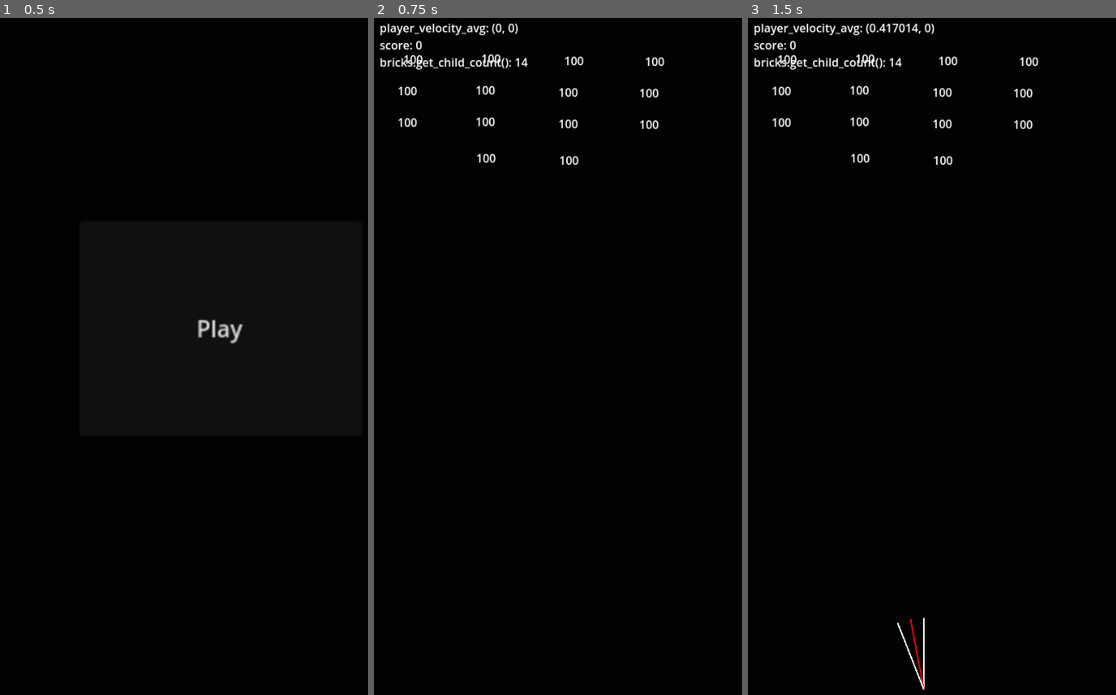
Above: before the commit, frames 1-3 (left to right).
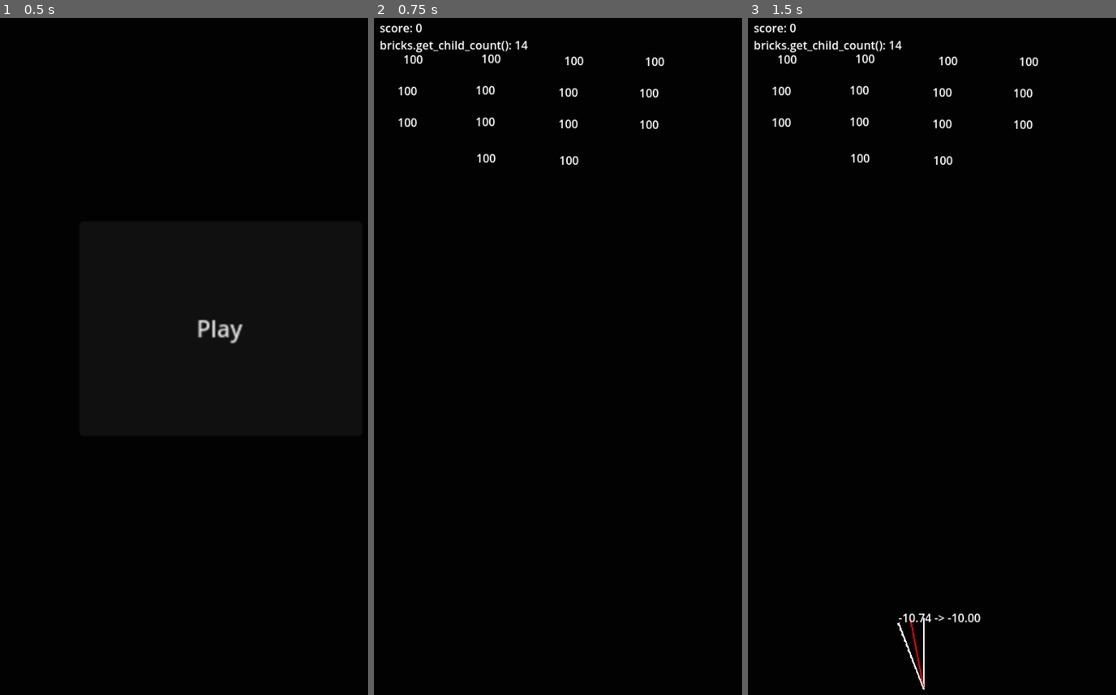
Above: after the commit, the same moments.

Repository: arunas-cesonis/pingpong2
Game: Godot game, scene res://main.tscn
Same seed, same stepped clock (60 frames per second), same inputs: the game is played once before the commit and once after it.
Inputs:
- Up to frame 1 (0.5 s): no input
- Up to frame 2 (0.75 s): click "Play" at 0.5 s
- Up to frame 3 (1.5 s): tap Enter at 1.25 s; hold D (MoveRight) from 1.28 s (still down)

Frame 1 is identical in both runs. In frame 2, 0.8% of the frame differs, in the area x 1-42%, y 0-8%; in frame 3, 1.1%, in the area x 1-64%, y 0-100%.

Commit message:
Bounce angle limiting

Diff:
--- a/debug.gd
+++ b/debug.gd
@@ -5,10 +5,11 @@
 	position = Vector2(0.0, 0.0),
 	velocity_in = Vector2(0.0, 0.0),
 	velocity_out = Vector2(0.0, 0.0),
-	normal = Vector2(0.0, 0.0)
+	velocity_out_unlimited = Vector2(0.0, 0.0),
+	normal = Vector2(0.0, 0.0),
 }
 var values = {}
-const size = 100.0
+const BOUNCE_SIZE := 100.0
 
 # Called when the node enters the scene tree for the first time.
 func _ready() -> void:
@@ -23,19 +24,40 @@
 		queue_redraw()
 	values[key] = value
 
-func _draw():
-	# reflection
-	var p = bounce.position
-	var vin = bounce.velocity_in.normalized() * size
-	var vout = bounce.velocity_out.normalized() * size
-	var n = bounce.normal.normalized() * size
+func _draw_text(s: String, pos: Vector2) -> void:
+	var default_font = ThemeDB.fallback_font
+	var default_font_size = ThemeDB.fallback_font_size
+	var size = default_font.get_string_size(s, HORIZONTAL_ALIGNMENT_LEFT, -1, default_font_size)
+	# draw_rect(Rect2(pos - Vector2(0.0, size.y), size), Color(1.0, 1.0, 1.0, 0.5), true, 0.0)
+	var vp := get_viewport_rect().size
+	var pos_l = Vector2(minf(pos.x, vp.x - size.x), minf(pos.y, vp.y - size.y))
+	draw_string(default_font, pos_l, s, HORIZONTAL_ALIGNMENT_LEFT, -1, default_font_size)
+
+func _draw_bounce(b: Dictionary) -> void:
+	if b.velocity_in.is_zero_approx():
+		return
+	var p = b.position
+	var vin = b.velocity_in.normalized() * BOUNCE_SIZE
+	var vout = b.velocity_out.normalized() * BOUNCE_SIZE
+	var voutu = b.velocity_out_unlimited.normalized() * BOUNCE_SIZE
+	var n = b.normal.normalized() * BOUNCE_SIZE
+	var angle = b.normal.angle_to(b.velocity_out)
+	var angle_u = b.normal.angle_to(b.velocity_out_unlimited)
+
 	draw_line(p - vin, p, Color.WHITE, 2.0)
 	draw_line(p, p + n, Color.RED, 2.0)
 	draw_line(p, p + vout, Color.WHITE, 2.0)
+	draw_dashed_line(p, p + voutu, Color.WHITE, 2.0, 4.0)
+	_draw_text("%.2f -> %.2f" % [rad_to_deg(angle_u), rad_to_deg(angle)], p + vout)
+
+
+func _draw():
+	# bounce
+	_draw_bounce(bounce)
 	# values
-	var default_font = ThemeDB.fallback_font
-	var default_font_size = ThemeDB.fallback_font_size
-	var h = 32.0
+	var h := 32.0
 	for k in values:
-		draw_string(default_font, Vector2(32.0, h), k + ": " + str(values[k]), HORIZONTAL_ALIGNMENT_LEFT, -1, default_font_size)
+		var s = k + ": " + str(values[k])
+		var pos := Vector2(32.0, h)
+		_draw_text(s, pos)
 		h = h + 24.0
--- a/game.gd
+++ b/game.gd
@@ -13,17 +13,29 @@
 @onready var bricks: Node2D = $Bricks
 @onready var debug: Node2D = $Debug
 
+@export_group("Common")
 @export var initial_ball_direction := Vector2(0.0, 1.0)
 @export var initial_ball_speed := 500.0
 @export var player_speed := 500.0
 @export var reflect_amount := 0.5
 
+@export_group("Ball collision")
+@export_category("Wall")
+@export var wall_angle_limit := 180.0
+@export var wall_acceleration := 0.0
+@export var wall_spawn_node: PackedScene = null
+@export_category("Player")
+@export var player_angle_limit := 180.0
+@export var player_acceleration := 0.0
+@export var player_spawn_node: PackedScene = null
+@export_category("Brick")
+@export var brick_angle_limit := 180.0
+@export var brick_acceleration := 0.0
+@export var brick_spawn_node: PackedScene = null
+
 @onready var player_velocity = Vector2.ZERO
 
 var score := 0
-
-# To be used to add acceleration to ball
-@onready var player_velocity_avg = Vector2.ZERO
 
 @onready var ball_speed = initial_ball_speed
 @onready var ball_direction = initial_ball_direction
@@ -41,31 +53,46 @@
 	if Input.is_action_just_pressed("Reset"):
 		get_tree().reload_current_scene()
 
+func _ball_velocity() -> Vector2:
+	return ball_direction * ball_speed
+
+func _limit_bounce_angle(normal: Vector2, direction: Vector2, limit: float) -> Vector2:
+	var angle = normal.angle_to(direction)
+	var new_angle = signf(angle) * minf(abs(angle), deg_to_rad(limit))
+	return Vector2.from_angle(normal.angle() + new_angle)
+
 func _physics_process(delta: float) -> void:
 	player.move_and_collide(player_velocity * delta)
 
 	# safe_margin = 1.0 here helps to unstuck the ball from rotating platforms
 	# and possibly player controlled platform
 	var safe_margin := 1.0
-	var collision = ball.move_and_collide(ball_direction * ball_speed * delta,
+	var collision = ball.move_and_collide(_ball_velocity() * delta,
 		false, safe_margin)
 	if collision:
 		var normal: Vector2 = collision.get_normal()
+		var bounce_angle_limit := 0.0
 		if collision.get_collider() == player:
-			var offset = player.position.x - collision.get_position().x
+			var offset := player.position.x - collision.get_position().x
 			var shape: RectangleShape2D = player.get_child(0).shape
-			var offset_normalized = offset / shape.size.x
-			var angle_adjustment = offset_normalized * reflect_amount
-			var normal_offseted = Vector2.from_angle(normal.angle() - angle_adjustment)
+			var offset_normalized := offset / shape.size.x
+			var angle_adjustment := offset_normalized * reflect_amount
+			var normal_offseted := Vector2.from_angle(normal.angle() - angle_adjustment)
 			normal = normal_offseted
+			bounce_angle_limit = player_angle_limit
 		elif collision.get_collider() is Brick:
 			var brick := collision.get_collider() as Brick
 			if brick.apply_damage(101.0):
 				score += 1
+			bounce_angle_limit = brick_angle_limit
+		else:
+			bounce_angle_limit = wall_angle_limit
 
-		$Debug.bounce.velocity_in = ball_direction * ball_speed
+		$Debug.bounce.velocity_in = _ball_velocity()
 		ball_direction = ball_direction.bounce(normal).normalized()
-		$Debug.bounce.velocity_out = ball_direction * ball_speed
+		$Debug.bounce.velocity_out_unlimited = _ball_velocity()
+		ball_direction = _limit_bounce_angle(normal, ball_direction, bounce_angle_limit)
+		$Debug.bounce.velocity_out = _ball_velocity()
 		$Debug.bounce.position = collision.get_position()
 		$Debug.bounce.normal = normal
 		$Debug.queue_redraw()
@@ -80,7 +107,5 @@
 	elif Input.is_action_pressed("MoveRight"):
 		direction = 1.0
 	player_velocity.x = direction * player_speed
-	player_velocity_avg = (player_velocity_avg + player_velocity) * 0.05 * _delta
-	$Debug.update_value("player_velocity_avg", player_velocity_avg)
 	$Debug.update_value("score", score)
 	$Debug.update_value("bricks.get_child_count()", bricks.get_child_count())
--- a/game.tscn
+++ b/game.tscn
@@ -15,6 +15,7 @@
 
 [node name="Game" type="Node2D"]
 script = ExtResource("1_jahp3")
+player_angle_limit = 10.0
 metadata/_edit_vertical_guides_ = [-504.0]
 
 [node name="WallLeft" type="StaticBody2D" parent="."]
